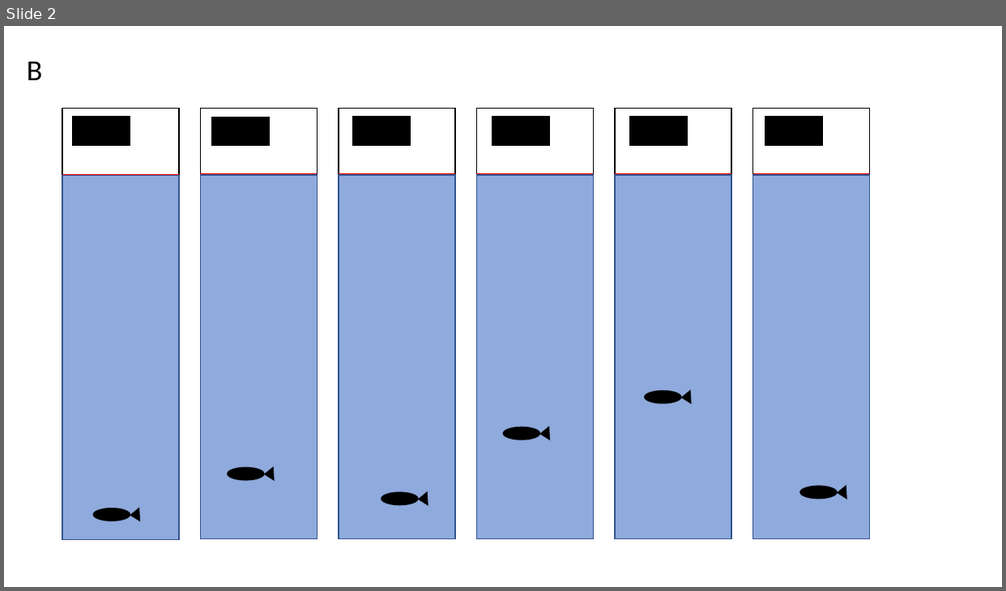
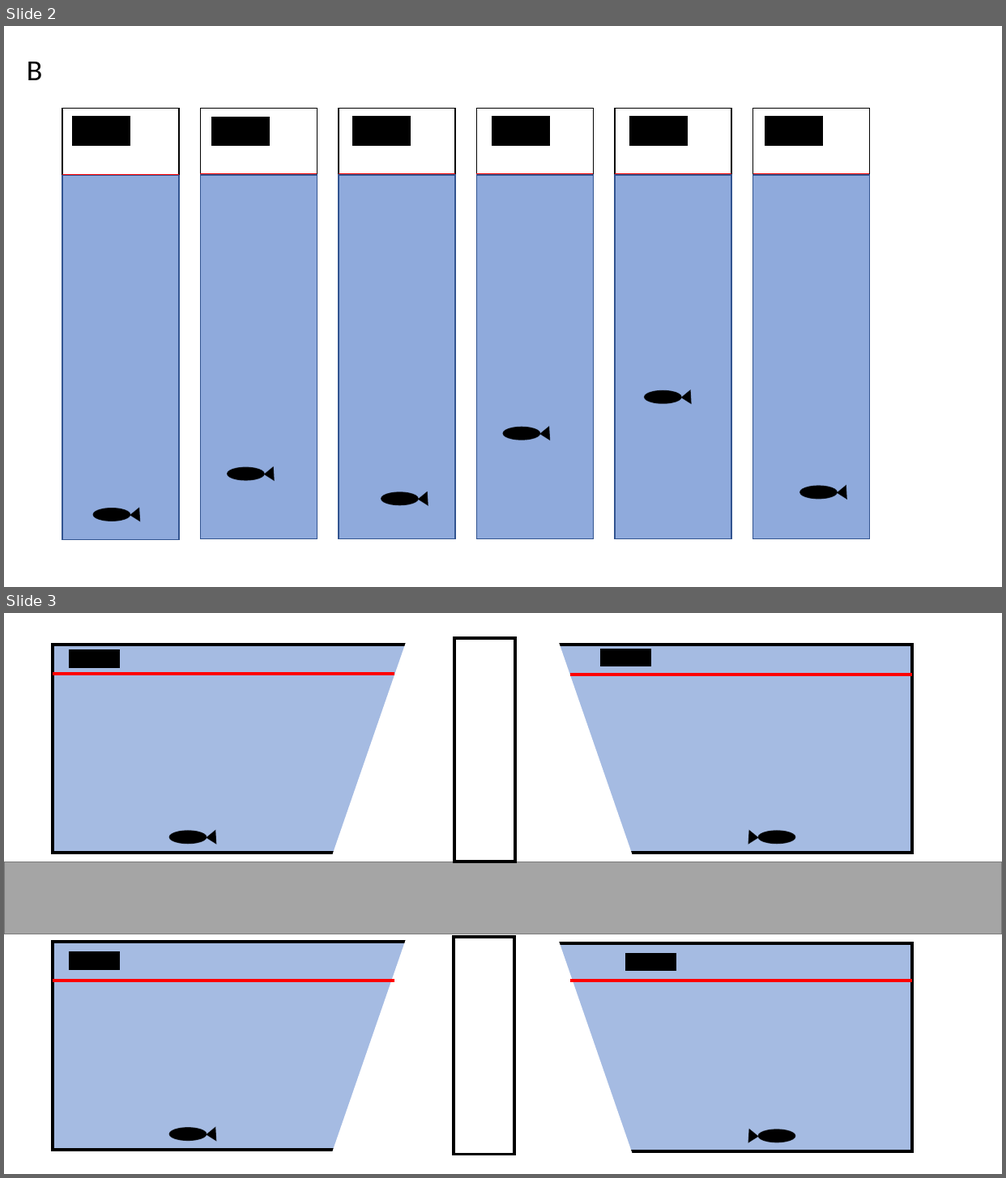
Before and after one commit to Apex619/F1_Methods_Chapter_Anxiety_Hamza, a slide deck: Planning/Figures.pptx. Shown one above the other, each under a label of ours: slide 2 before the commit, slides 2 and 3 after it. The pictures are 1006x591 and 1006x1178 pixels, drawn with LibreOffice and Linux fonts; fonts in the diff are those of the drawing. Boxes give left, top, right and bottom in pixels: in the first picture for what was removed or moved away, otherwise in the second. Text is boxed around its words. In the diff, an @@ line names an element or a change of style, - is before the commit and + after.

```diff
--- a/Planning/Figures.pptx
+++ b/Planning/Figures.pptx
@@ slide 3 added at box(4, 613, 1002, 1174), background #FFFFFF @@
@@ rectangle added at box(69, 650, 119, 667), fill #000000, outline #000000 1 pt @@
@@ rectangle added at box(454, 638, 515, 862), fill #FFFFFF, outline #000000 3 pt @@
@@ rectangle added at box(602, 649, 651, 666), fill #000000, outline #000000 1 pt @@
@@ line added from (53, 674) to (394, 674), #FF0000 3 pt @@
@@ line added from (571, 675) to (912, 675), #FF0000 3 pt @@
@@ group added at box(53, 638, 483, 855): 2 triangles, 1 rectangle, 1 ellipse @@
@@ group added at box(483, 638, 912, 855): 2 triangles, 1 rectangle, 1 ellipse @@
@@ rectangle added at box(4, 862, 1002, 935), fill #A5A5A5, outline #7A7A7A 1 pt @@
@@ rectangle added at box(69, 952, 119, 969), fill #000000, outline #000000 1 pt @@
@@ rectangle added at box(454, 937, 514, 1154), fill #FFFFFF, outline #000000 3 pt @@
@@ rectangle added at box(625, 954, 675, 971), fill #000000, outline #000000 1 pt @@
@@ line added from (53, 981) to (394, 981), #FF0000 3 pt @@
@@ line added from (571, 981) to (912, 981), #FF0000 3 pt @@
@@ group added at box(53, 935, 483, 1152): 2 triangles, 1 rectangle, 1 ellipse @@
@@ group added at box(483, 937, 912, 1154): 2 triangles, 1 rectangle, 1 ellipse @@
```
Also in this commit, not shown: 1 slide changed, 1 slide removed, 5 other files.
